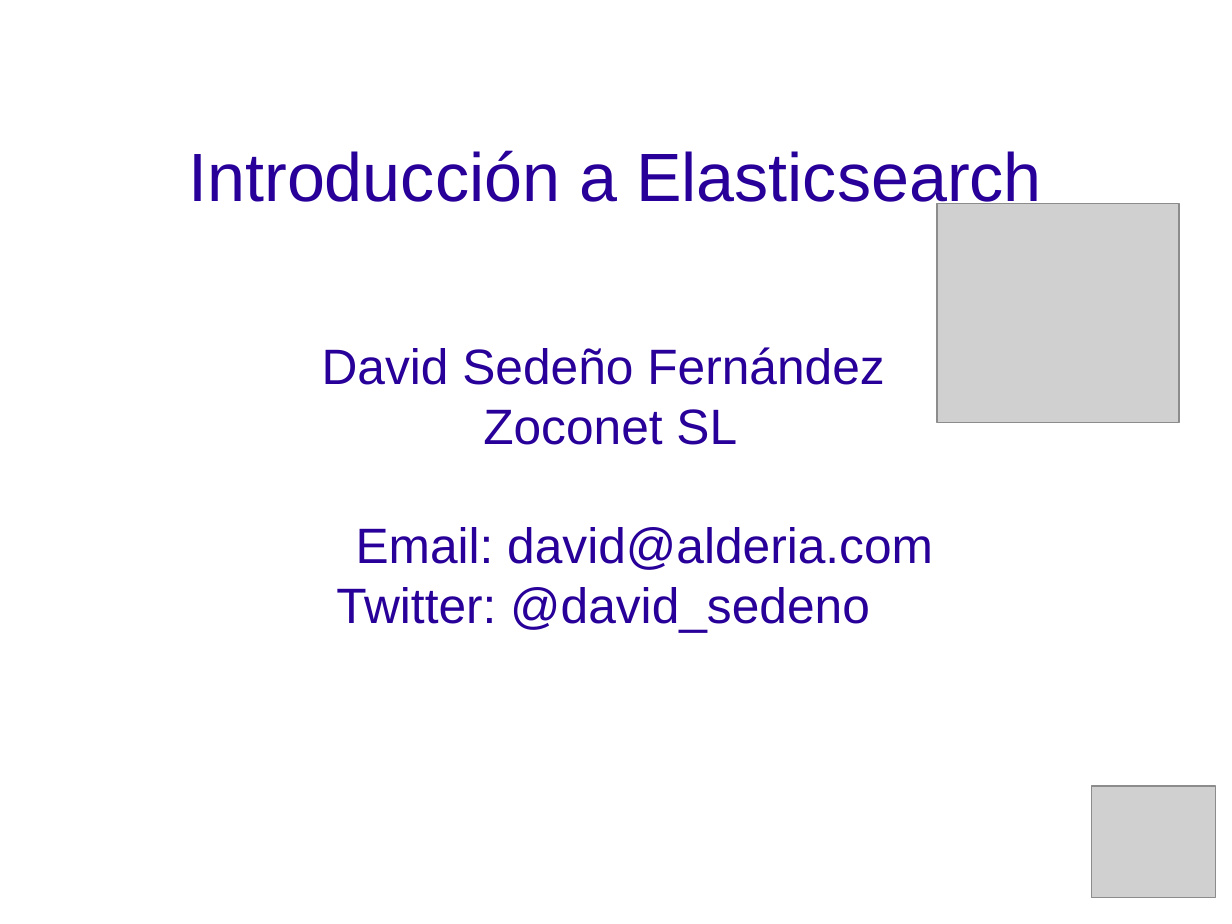
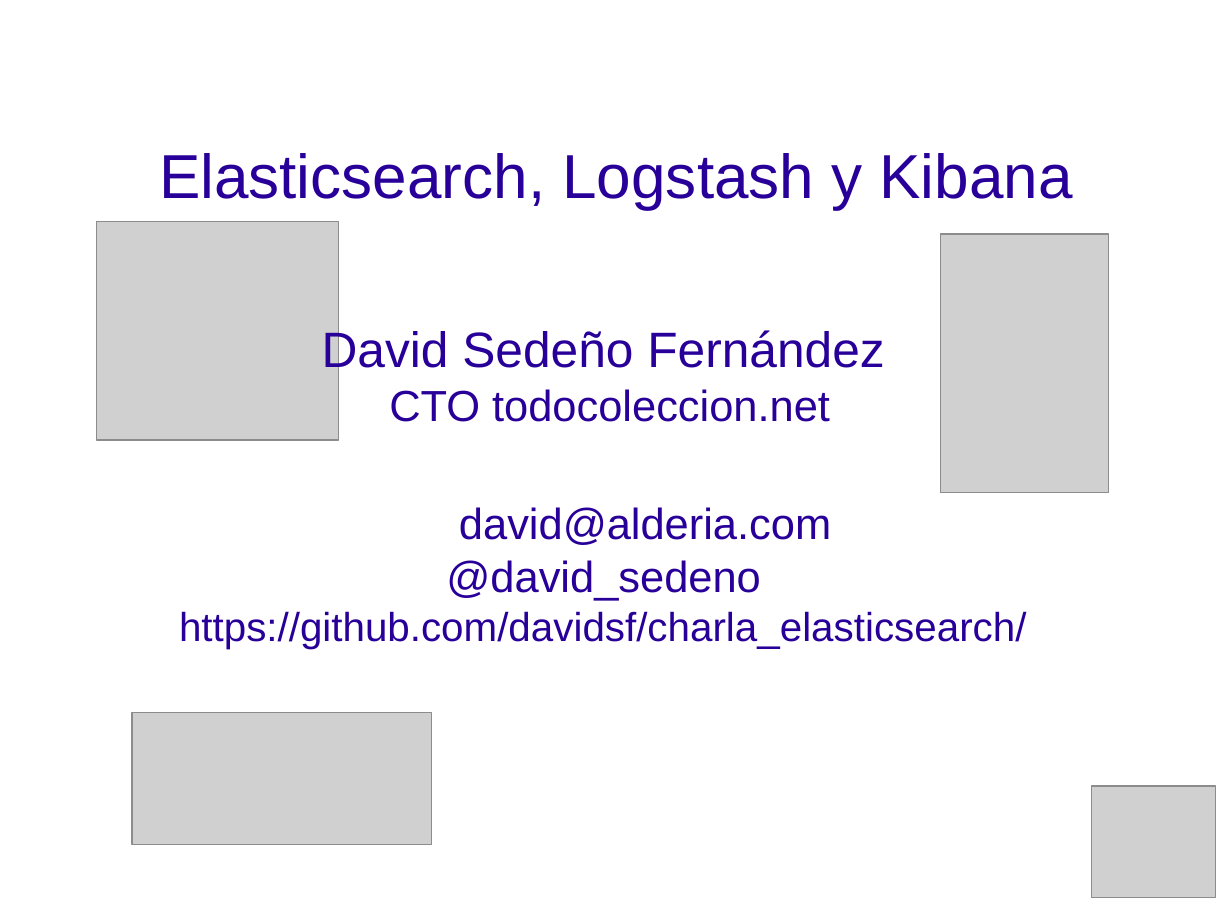
Before and after one commit to davidsf/charla_elasticsearch, a slide deck: slide 1 of elasticsearch.odp (slide 10 before the commit). Drawn at 1232x924 pixels with LibreOffice and Linux fonts; fonts in the diff are those of the drawing; grey boxes stand for pictures; background and template pictures are left out. Boxes give left, top, right and bottom in pixels: in the first picture for what was removed or moved away, otherwise in the second. Text is boxed around its words. In the diff, an @@ line names an element or a change of style, - is before the commit and + after.

```diff
--- a/elasticsearch.odp
+++ b/elasticsearch.odp
@@ title at (159, 153, 1073, 210): text changed; size 44 to 40 pt @@
-Introducción a Elasticsearch
+Elasticsearch, Logstash y Kibana
@@ picture added at (97, 221, 340, 440) @@
@@ picture: place and size @@
-picture at (938, 203, 1181, 423)
+picture at (940, 234, 1109, 493)
@@ subtitle at (179, 389, 1026, 649): text changed; size 32 to 28 pt @@
-Zoconet SL
-Email: david@alderia.com
-Twitter: @david_sedeno
+CTO todocoleccion.net
+david@alderia.com
+@david_sedeno
+https://github.com/davidsf/charla_elasticsearch/
@@ picture added at (132, 713, 432, 845) @@
```
Also in this commit, not shown: 6 other slides changed, 10 slides added, 3 slides removed.
